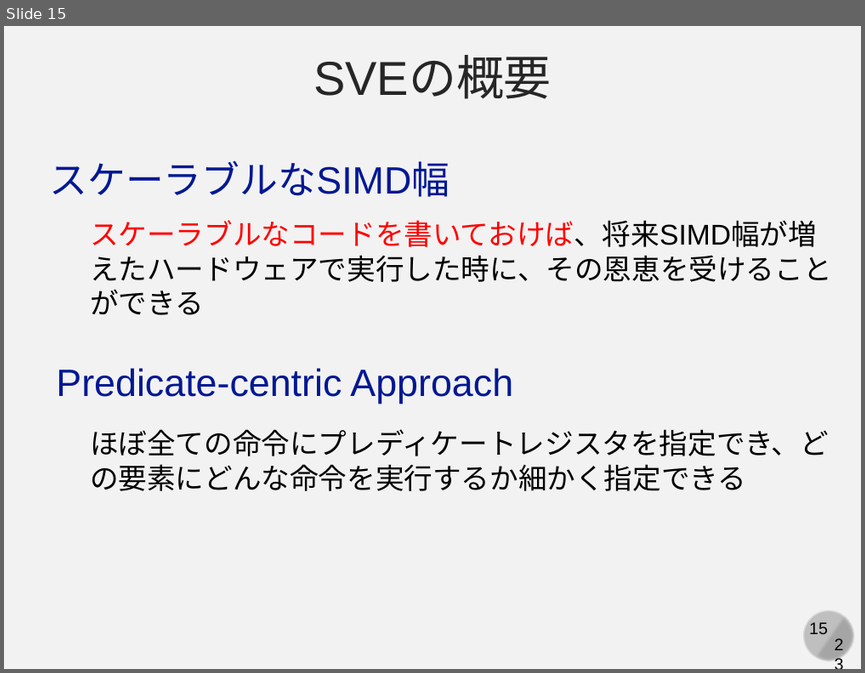
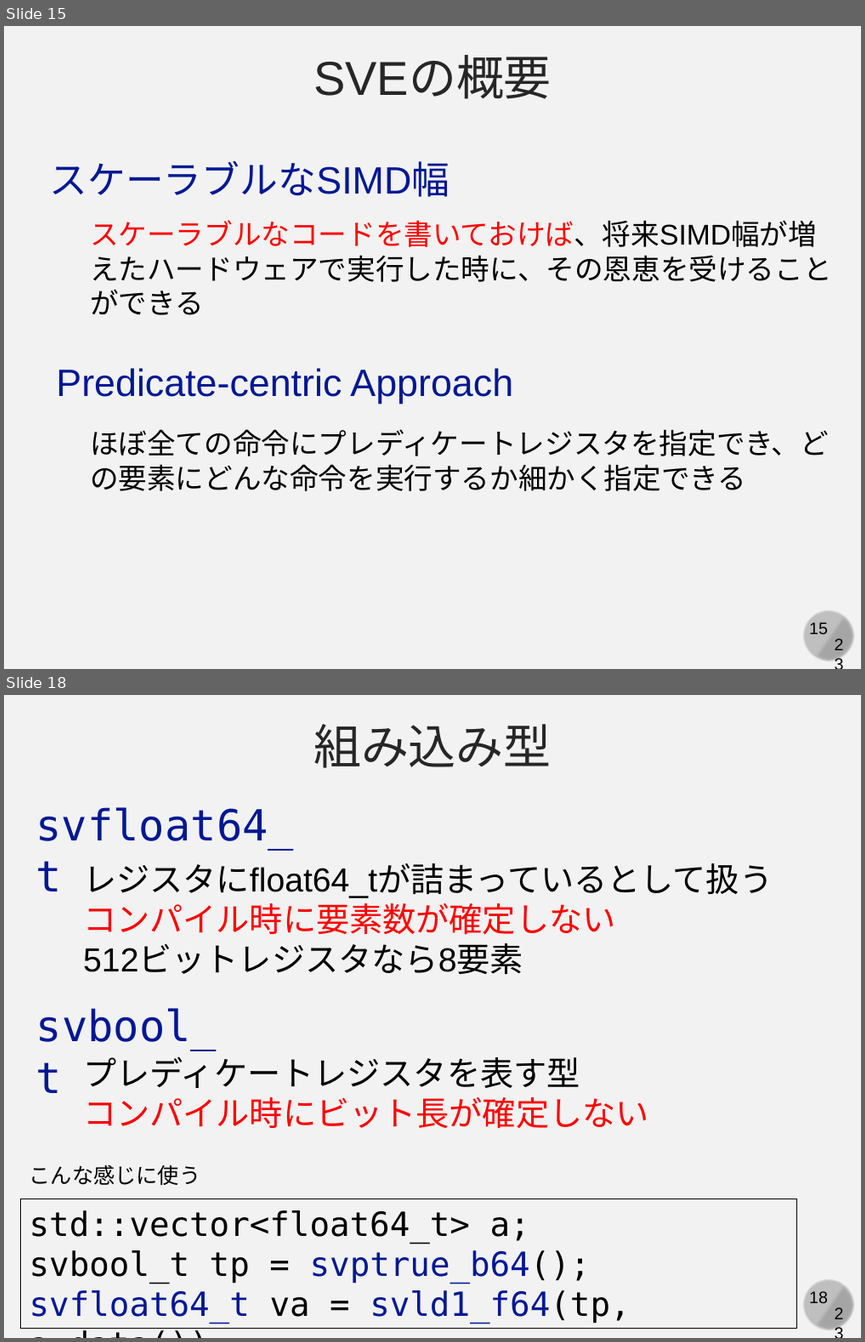
Before and after one commit to kaityo256/xbyak_aarch64_handson, a slide deck: slide/xbyak_aarch64.pptx. Shown one above the other, each under a label of ours: slide 15 before the commit, slides 15 and 18 after it; the slides between them are not shown. The pictures are 865x673 and 865x1342 pixels, drawn with LibreOffice and Linux fonts; fonts in the diff are those of the drawing. Boxes give left, top, right and bottom in pixels: in the first picture for what was removed or moved away, otherwise in the second. Text is boxed around its words. In the diff, an @@ line names an element or a change of style, - is before the commit and + after.

```diff
--- a/slide/xbyak_aarch64.pptx
+++ b/slide/xbyak_aarch64.pptx
@@ slide 18 added at bbox=[4, 695, 861, 1338], background #F2F2F2; not listed: 4 template elements that a slide beside it also shows @@
@@ text added at bbox=[313, 724, 551, 768], 40 pt, text #262626 @@
+組み込み型
@@ text added at bbox=[36, 807, 294, 891], 36 pt, text #011893 @@
+svfloat64_t
@@ text added at bbox=[83, 863, 772, 974], 28 pt, text #000000 @@
+レジスタにfloat64_tが詰まっているとして扱う
+コンパイル時に要素数が確定しない
+512ビットレジスタなら8要素
@@ text added at bbox=[36, 1008, 216, 1093], 36 pt, text #011893 @@
+svbool_t
@@ text added at bbox=[83, 1057, 648, 1128], 28 pt, text #FF0000 @@
+プレディケートレジスタを表す型
+コンパイル時にビット長が確定しない
@@ text added at bbox=[30, 1164, 201, 1185], 18 pt, text #000000 @@
+こんな感じに使う
@@ rectangle added at bbox=[21, 1199, 797, 1328], outline #000000 0.75 pt, 28 pt, text #000000 @@
+std::vector<float64_t> a;
+svbool_t tp = svptrue_b64();
+svfloat64_t va = svld1_f64(tp, a.data());
```
Also in this commit, not shown: 2 slides changed, 10 other slides added, 1 other file.
